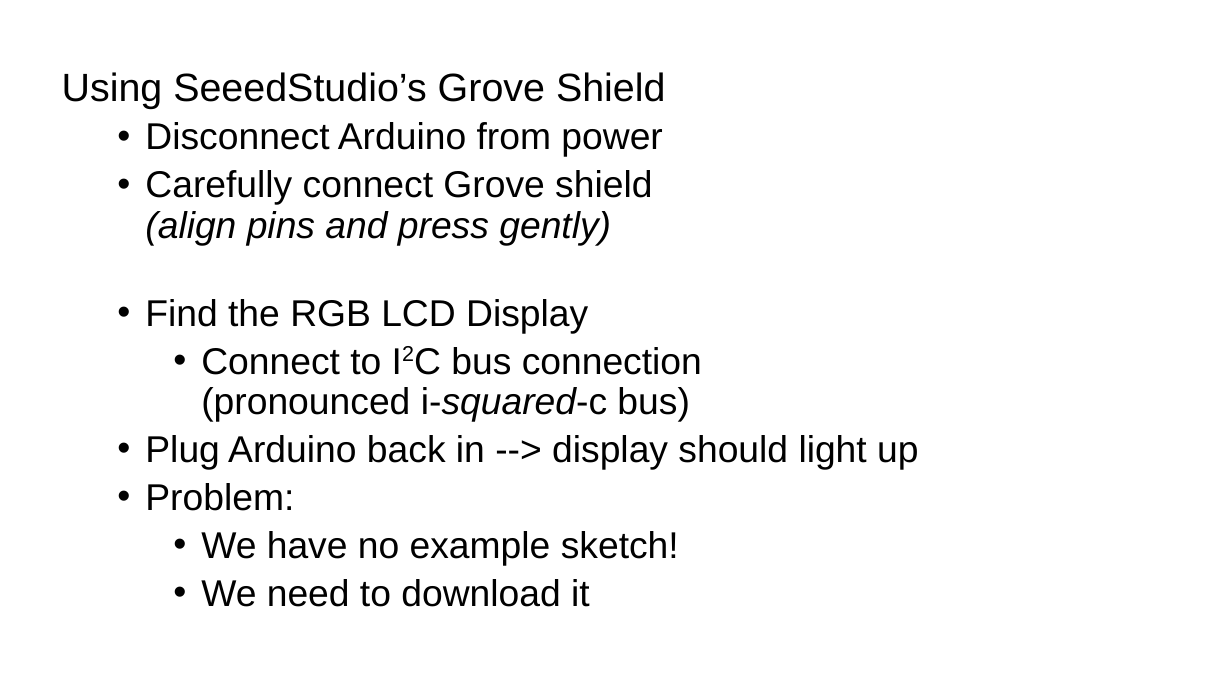
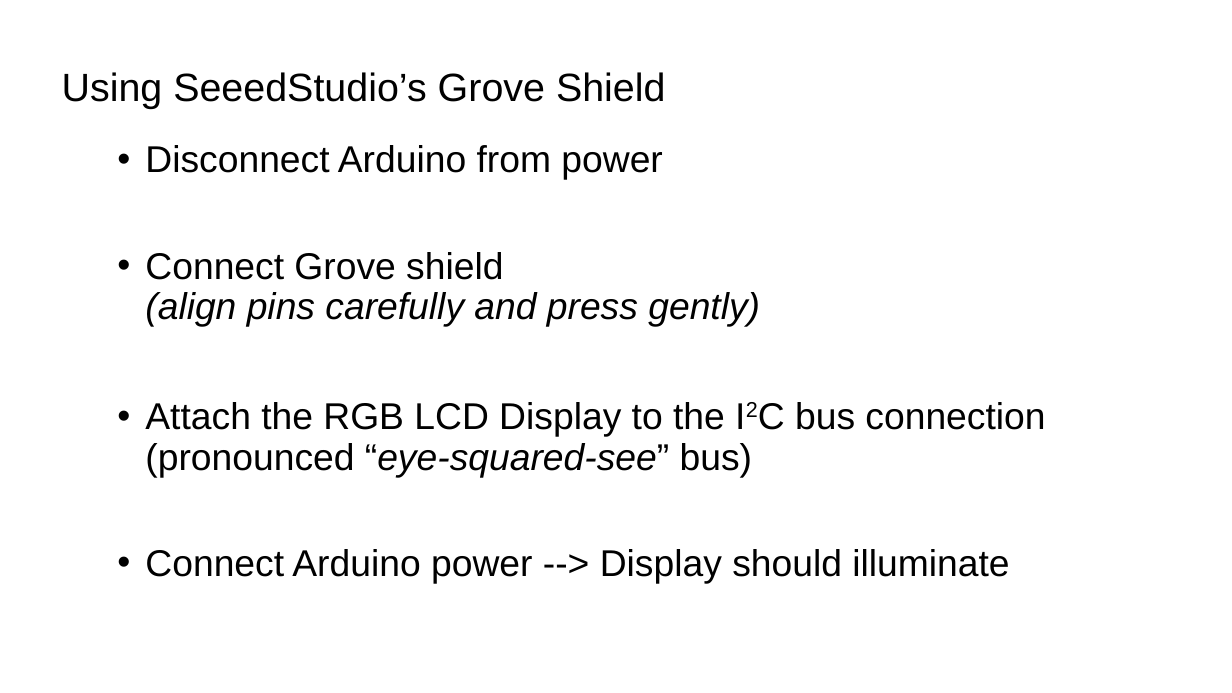
Before and after one commit to bradakelly/ArduinoDevelopmentWorkshop, a slide deck: slide 13 of CourseSlideshow.odp. Drawn at 1232x693 pixels with LibreOffice and Linux fonts; fonts in the diff are those of the drawing; background and template pictures are left out. Boxes give left, top, right and bottom in pixels: in the first picture for what was removed or moved away, otherwise in the second. Text is boxed around its words. In the diff, an @@ line names an element or a change of style, - is before the commit and + after.

```diff
--- a/CourseSlideshow.odp
+++ b/CourseSlideshow.odp
@@ subtitle "Disconnect Arduino from power" moved from (x1=145, y1=122, x2=918, y2=607) to (x1=145, y1=145, x2=1045, y2=583) @@
@@ subtitle at (x1=145, y1=145, x2=662, y2=180): more space between paragraphs @@
@@ subtitle at (x1=145, y1=252, x2=1045, y2=583): text changed @@
-  • Carefully connect Grove shield
-    (align pins and press gently)
-  • Find the RGB LCD Display
-    • Connect to I2C bus connection
-      (pronounced i-squared-c bus)
-  • Plug Arduino back in --> display should light up
-  • Problem:
-    • We have no example sketch!
-    • We need to download it
+  • Connect Grove shield
+    (align pins carefully and press gently)
+  • Attach the RGB LCD Display to the I2C bus connection
+    (pronounced “eye-squared-see” bus)
+  • Connect Arduino power --> Display should illuminate
```
Also in this commit, not shown: 6 other slides changed.
